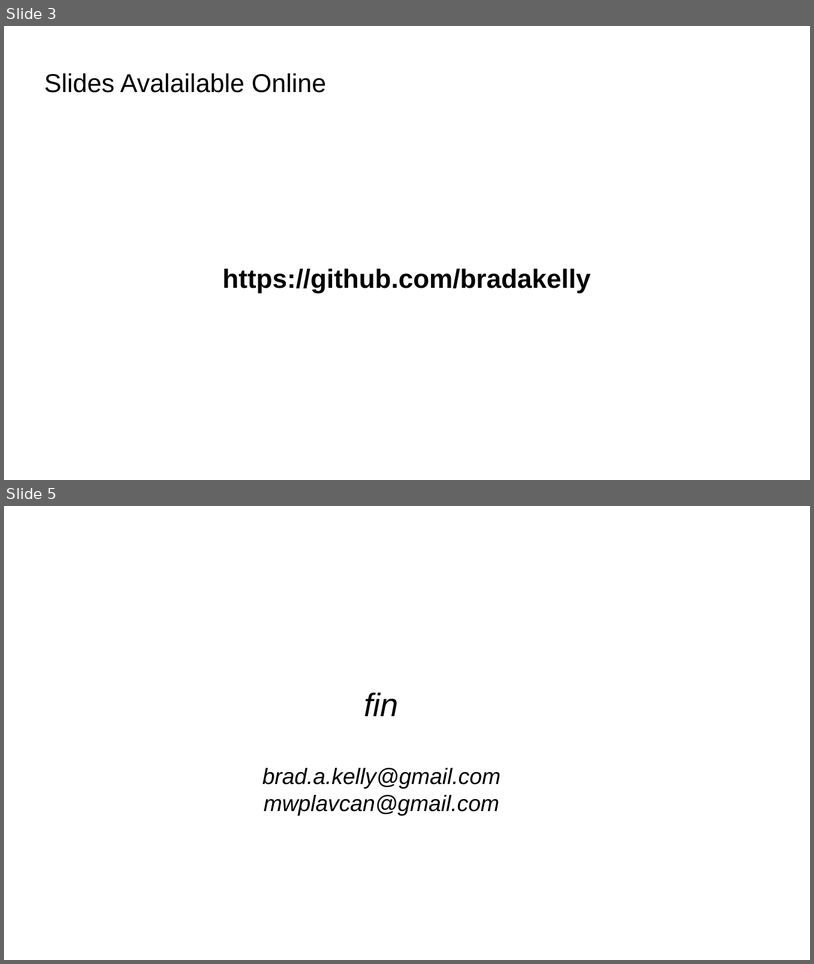
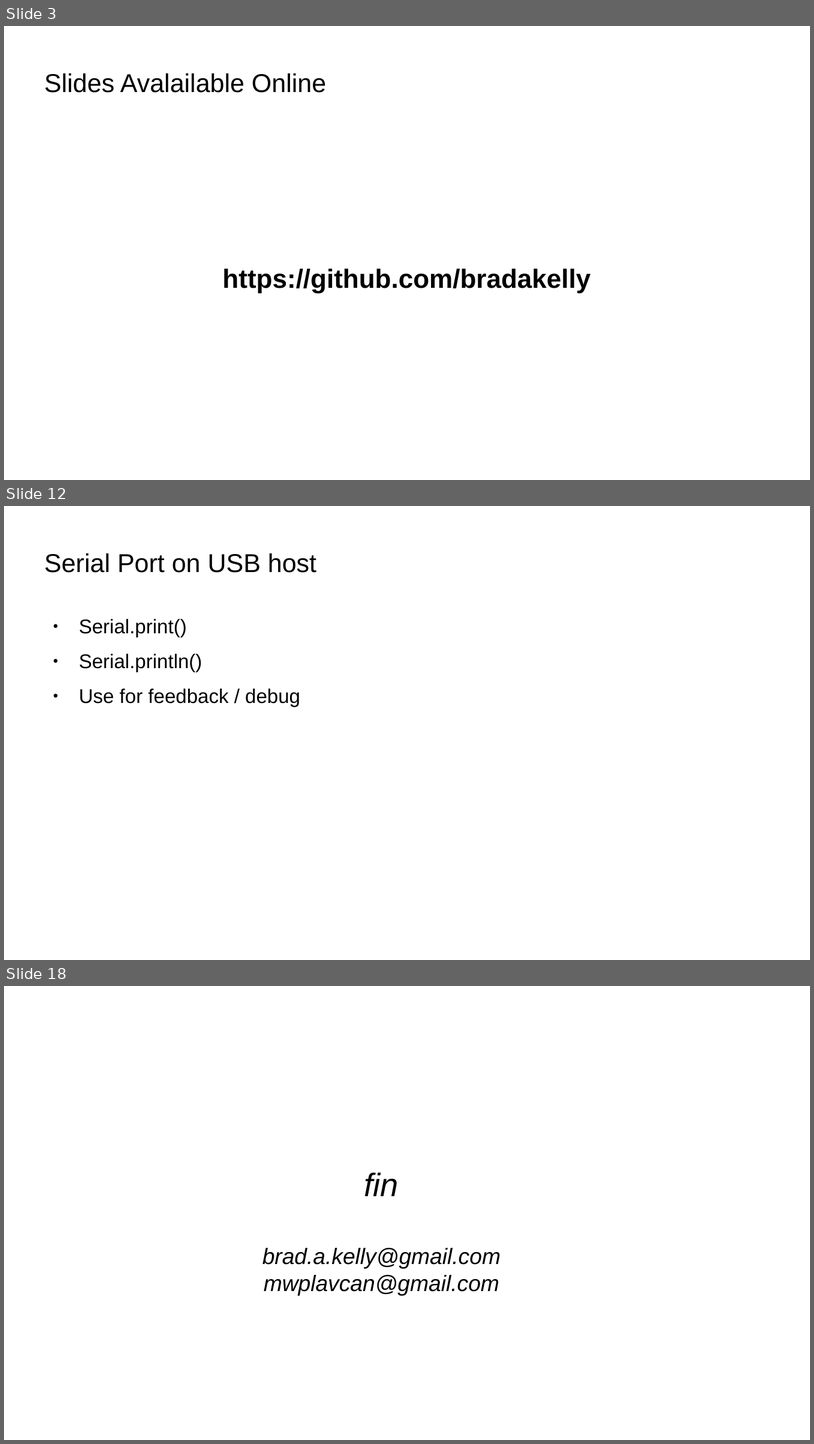
Before and after one commit to bradakelly/ArduinoDevelopmentWorkshop, a slide deck: CourseSlideshow.odp. Shown one above the other, each under a label of ours: slides 3 and 5 before the commit, slides 3, 12 and 18 after it; the slides between them are not shown. The pictures are 814x964 and 814x1444 pixels, drawn with LibreOffice and Linux fonts; fonts in the diff are those of the drawing; background and template pictures are left out. Boxes give left, top, right and bottom in pixels: in the first picture for what was removed or moved away, otherwise in the second. Text is boxed around its words. In the diff, an @@ line names an element or a change of style, - is before the commit and + after.

```diff
--- a/CourseSlideshow.odp
+++ b/CourseSlideshow.odp
@@ slide 12 added at <box>4,506,810,960</box>, background picture (left out) @@
@@ title added at <box>44,553,317,573</box>, 25.4 pt, text #000000 @@
+Serial Port on USB host
@@ text added at <box>79,619,300,706</box>, 19.5 pt, text #000000 @@
+● Serial.print()
+● Serial.println()
+● Use for feedback / debug
@@ what was slide 5 is now slide 18 @@
```
Also in this commit, not shown: 13 other slides added, 1 slide removed.
